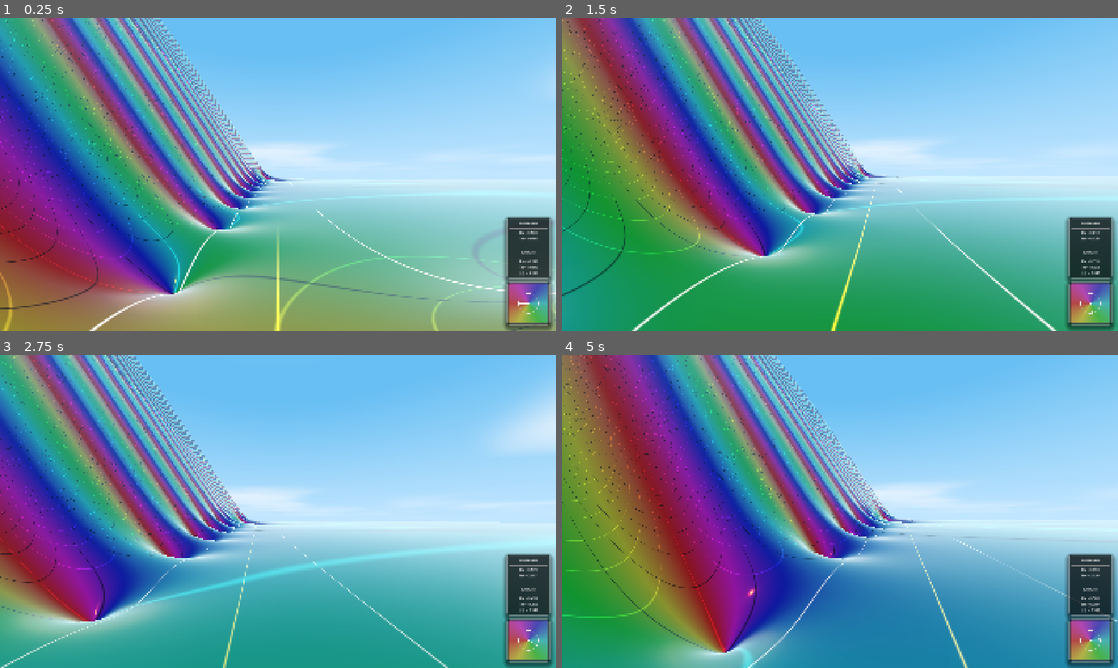
Above: before the commit, frames 1-4 (two rows, left to right).
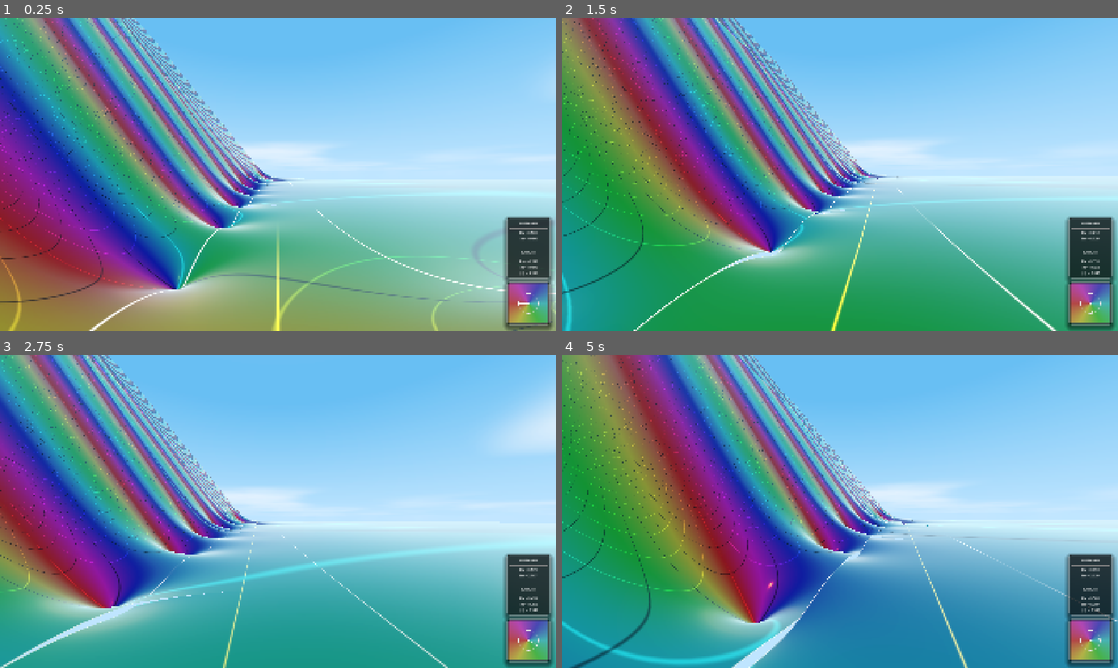
Above: after the commit, the same moments.

Repository: allanino/complex-functions-explorer
Game: Godot game, scene res://scenes/main.tscn
Same seed, same stepped clock (60 frames per second), same inputs: the game is played once before the commit and once after it.
Inputs (mouse positions are in pixels of both pictures, inside the frame that each line leads up to):
- Up to frame 1 (0.25 s): no input
- Up to frame 2 (1.5 s): tap Enter at 0.5 s; move the mouse to (867, 174) at 0.52 s; hold W (move_forward) from 0.53 s (still down); tap G at 0.6 s; tap Space at 0.77 s; move the mouse to (812, 174) at 1.27 s; tap N at 1.35 s
- Up to frame 3 (2.75 s): keep holding W (move_forward); tap Space at 1.52 s; move the mouse to (289, 505) at 2.02 s; tap C at 2.1 s
- Up to frame 4 (5 s): keep holding W (move_forward); move the mouse to (834, 517) at 2.77 s; tap Shift at 2.85 s; tap Space at 3.02, 3.77, 4.52 s; move the mouse to (878, 514) at 3.52 s; hold Ctrl 3.53-4.28 s; move the mouse to (795, 508) at 4.27 s; tap G at 4.35 s

The runs differ from the first frame. In frame 1, 12% of the frame differs, in the area x 0-100%, y 0-100%; in frame 2, 25%; in frame 3, 26%; in frame 4, 45%, in the area x 0-66%, y 0-100%.

Commit message:
Refactor rendering pipeline to use Global Shader Parameters
This comprehensive update optimizes the rendering system by migrating
shared state to Godot 4 Global Shader Parameters.

Key changes:
- Registered and managed shared field/visualization parameters via
  RenderingServer.
- Eliminated CPU-intensive material update loops in WorldManager.
- Refactored field functions in `field.gdshaderinc` to use global
  `iterations` directly, with internal LOD scaling via `lod_level`.
- Packed rational function coefficients into `mat4` globals to
  overcome uniform array limitations.
- Fixed GDScript `Projection` assignment bug by using intermediate
  variables for column modification.
- Simplified terrain and HUD shaders by removing explicit iteration
  passing.

Co-authored-by: allanino <5325241+allanino@users.noreply.github.com>

Diff:
--- a/scripts/world_manager.gd
+++ b/scripts/world_manager.gd
@@ -16,7 +16,7 @@
 # We increase our chunks by this to make junctions more seamless
 # To test this, look at the right of zeta, the pole has a junction
 # along t = 0.00.
-const chunk_leeway = 0.3;
+const chunk_leeway = 0.02;
 
 @onready var sun = get_node("../DirectionalLight3D")
 @onready var moon = get_node("../MoonLight")
--- a/shaders/terrain.gdshader
+++ b/shaders/terrain.gdshader
@@ -6,7 +6,6 @@
 varying vec3 v_normal;
 varying vec2 field_val;
 
-uniform int lod_level = 0;
 global uniform bool show_curves = true;
 global uniform bool show_critical_stripe = true;
 
@@ -22,7 +21,7 @@
     vec3 local_pos = VERTEX;
     vec3 world_v_pos = (MODEL_MATRIX * vec4(local_pos, 1.0)).xyz;
 
-    FieldData fd = get_field_with_derivatives(world_v_pos.x, world_v_pos.z, iterations);
+    FieldData fd = get_field_with_derivatives(world_v_pos.x, world_v_pos.z);
     field_val = fd.value;
 
     float mag = length(field_val);
Not shown, changed: shaders/field.gdshaderinc
